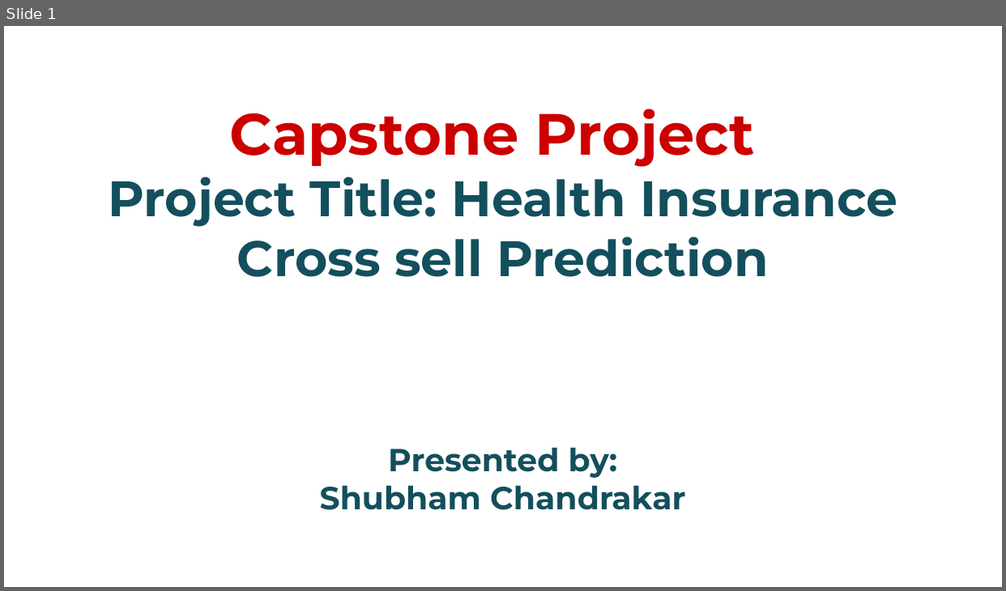
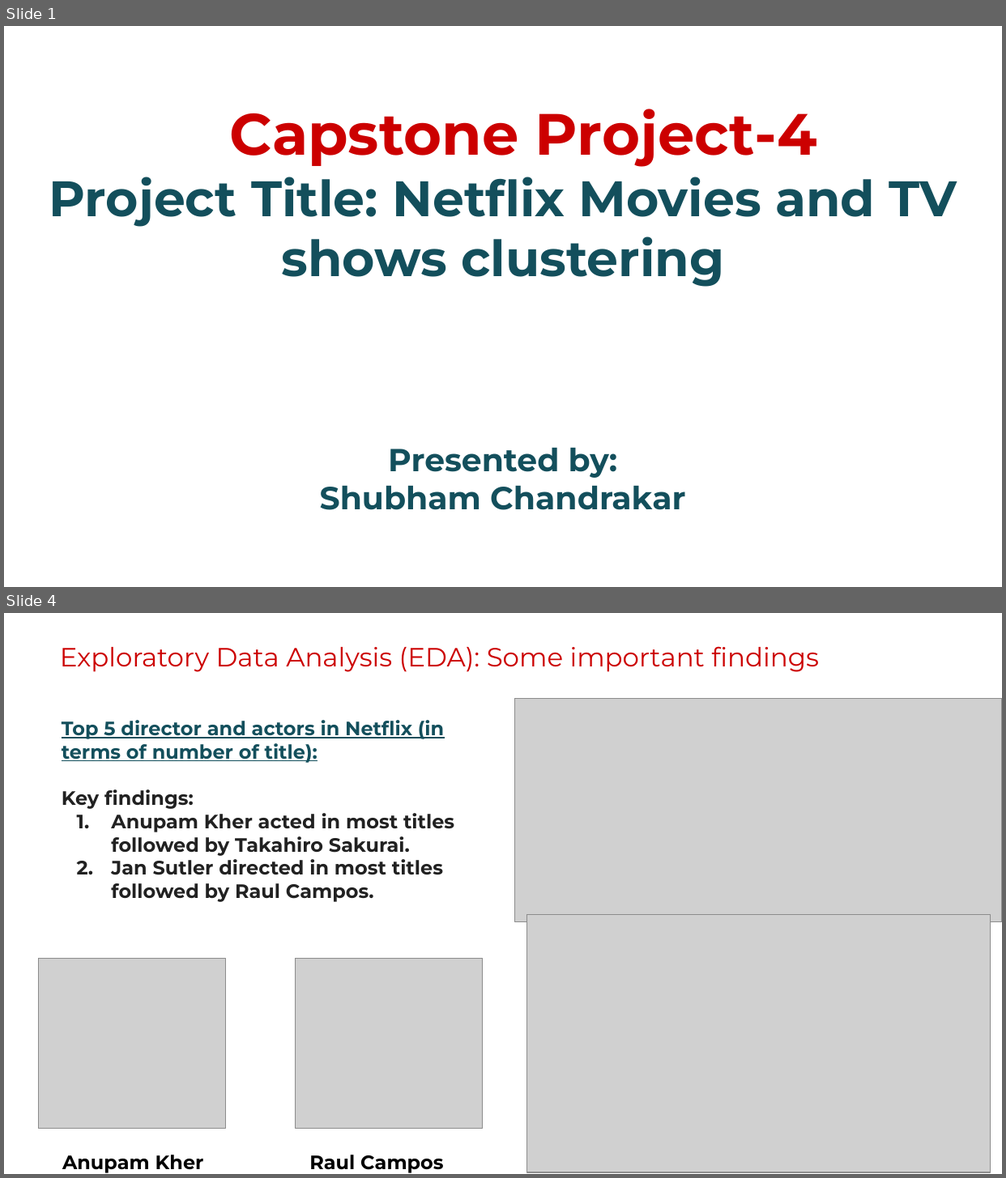
Before and after one commit to chandrakar-shubham/health-insurance-cross-sell-prediction, a slide deck: Project_presentation.pptx. Shown one above the other, each under a label of ours: slide 1 before the commit, slides 1 and 4 after it; the slides between them are not shown. The pictures are 1006x591 and 1006x1178 pixels, drawn with LibreOffice and Linux fonts; fonts in the diff are those of the drawing; grey boxes stand for pictures; background and template pictures are left out. Boxes give left, top, right and bottom in pixels: in the first picture for what was removed or moved away, otherwise in the second. Text is boxed around its words. In the diff, an @@ line names an element or a change of style, - is before the commit and + after.

```diff
--- a/Project_presentation.pptx
+++ b/Project_presentation.pptx
@@ slide 4 added at (4, 613, 1002, 1174), background #FFFFFF @@
@@ text added at (60, 646, 819, 672), 19 pt, text #CC0000 @@
+Exploratory Data Analysis (EDA): Some important findings
@@ picture added at (515, 699, 1002, 922) @@
@@ text added at (62, 720, 454, 902), 14 pt, text #212121, bold @@
+Top 5 director and actors in Netflix (in terms of number of title):
+Key findings:
+1. Anupam Kher acted in most titles followed by Takahiro Sakurai.
+2. Jan Sutler directed in most titles followed by Raul Campos.
@@ picture added at (527, 914, 991, 1173) @@
@@ picture added at (38, 958, 226, 1129) @@
@@ picture added at (296, 958, 483, 1129) @@
@@ text added at (62, 1155, 204, 1174), 14 pt, text #000000, bold @@
+Anupam Kher
@@ text added at (309, 1155, 444, 1174), 14 pt, text #000000, bold @@
+Raul Campos
@@ slide 1 changed as well @@
@@ title at (49, 109, 957, 287): text changed @@
-Capstone Project
-Project Title: Health Insurance Cross sell Prediction
+Capstone Project-4
+Project Title: Netflix Movies and TV shows clustering
```
Also in this commit, not shown: 15 other slides added, 22 slides removed.
